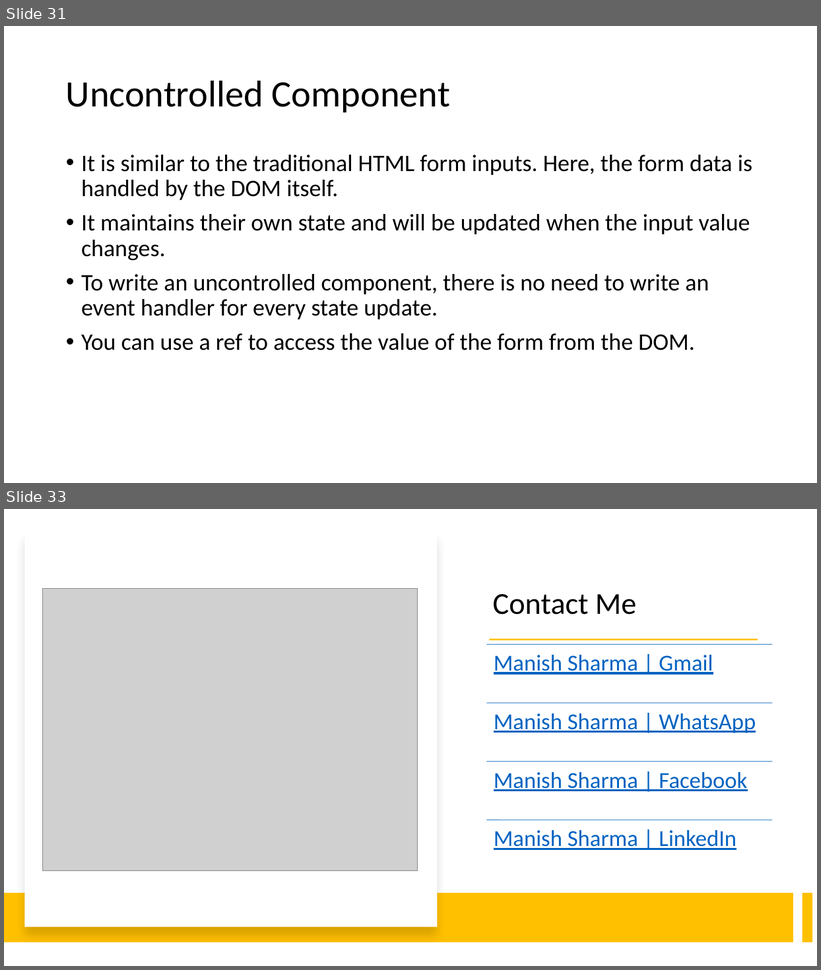
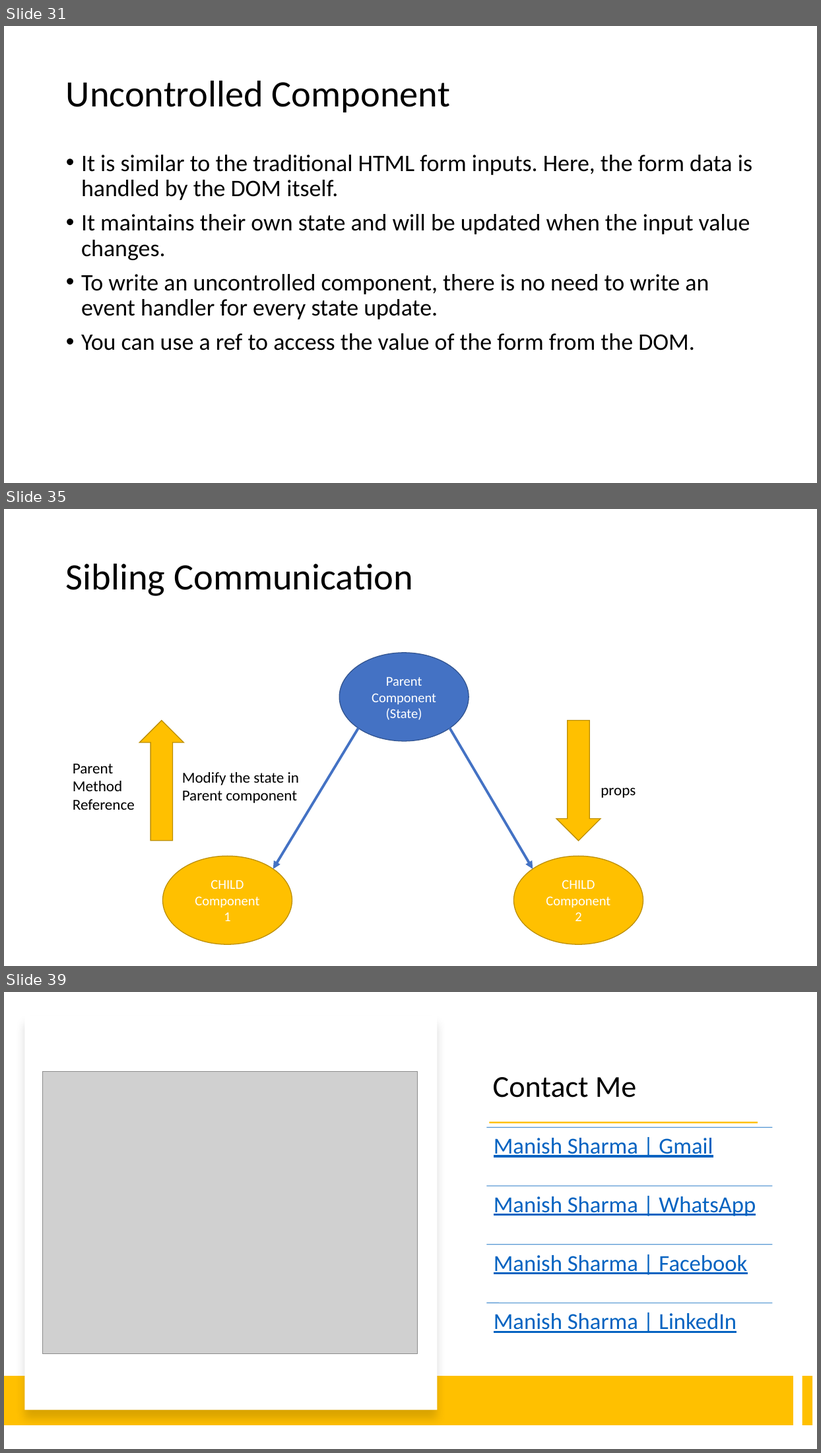
Before and after one commit to rath321/react-training-aug, a slide deck: Notes/React.pptx. Shown one above the other, each under a label of ours: slides 31 and 33 before the commit, slides 31, 35 and 39 after it; the slides between them are not shown. The pictures are 821x970 and 821x1453 pixels, drawn with LibreOffice and Linux fonts; fonts in the diff are those of the drawing; grey boxes stand for pictures. Boxes give left, top, right and bottom in pixels: in the first picture for what was removed or moved away, otherwise in the second. Text is boxed around its words. In the diff, an @@ line names an element or a change of style, - is before the commit and + after.

```diff
--- a/Notes/React.pptx
+++ b/Notes/React.pptx
@@ slide 35 added at bbox=[4, 509, 817, 966], background #FFFFFF @@
@@ title added at bbox=[66, 563, 413, 596], 44 pt, text #000000 @@
+Sibling Communication
@@ ellipse added at bbox=[339, 653, 469, 741], fill #4472C4, outline #325491 1 pt, 16 pt, text #FFFFFF @@
+Parent Component
+(State)
@@ right arrow added at bbox=[140, 720, 184, 840], fill #FFC000, outline #BD8E00 1 pt @@
@@ right arrow added at bbox=[556, 720, 600, 840], fill #FFC000, outline #BD8E00 1 pt @@
@@ arrow added from (358, 729) to (273, 869), #4472C4 3 pt @@
@@ arrow added from (450, 729) to (533, 869), #4472C4 3 pt @@
@@ text added at bbox=[73, 764, 135, 810], 18 pt, text #000000 @@
+Parent
+Method
+Reference
@@ text added at bbox=[182, 772, 299, 803], 18 pt, text #000000 @@
+Modify the state in
+Parent component
@@ text added at bbox=[601, 788, 636, 798], 18 pt, text #000000 @@
+props
@@ ellipse added at bbox=[162, 856, 292, 945], fill #FFC000, outline #BD8E00 1 pt, 16 pt, text #FFFFFF @@
+CHILD Component
+1
@@ ellipse added at bbox=[514, 856, 644, 945], fill #FFC000, outline #BD8E00 1 pt, 16 pt, text #FFFFFF @@
+CHILD Component
+2
@@ what was slide 33 is now slide 39 @@
```
Also in this commit, not shown: 5 other slides added, 2 other files.
